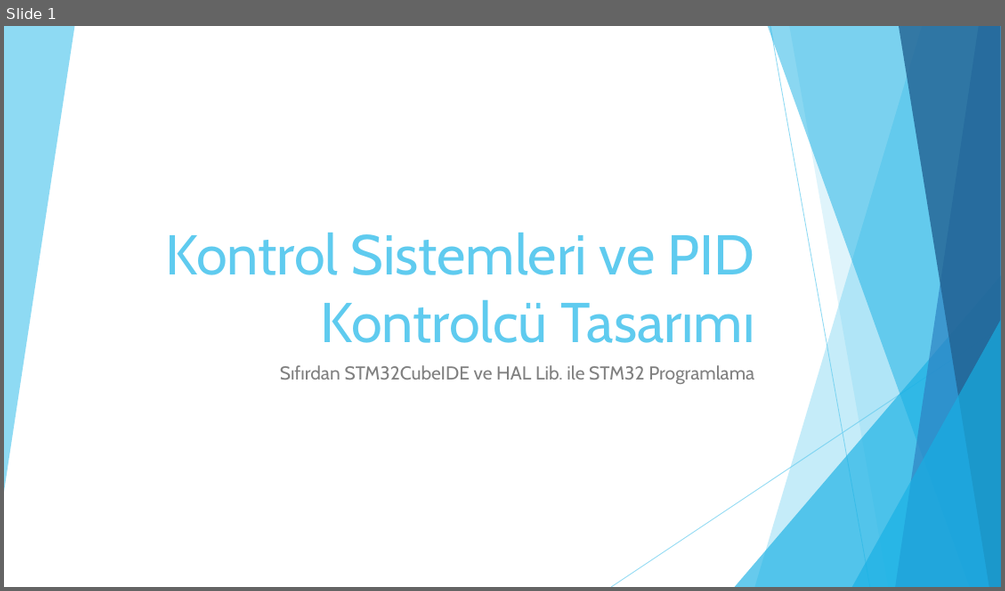
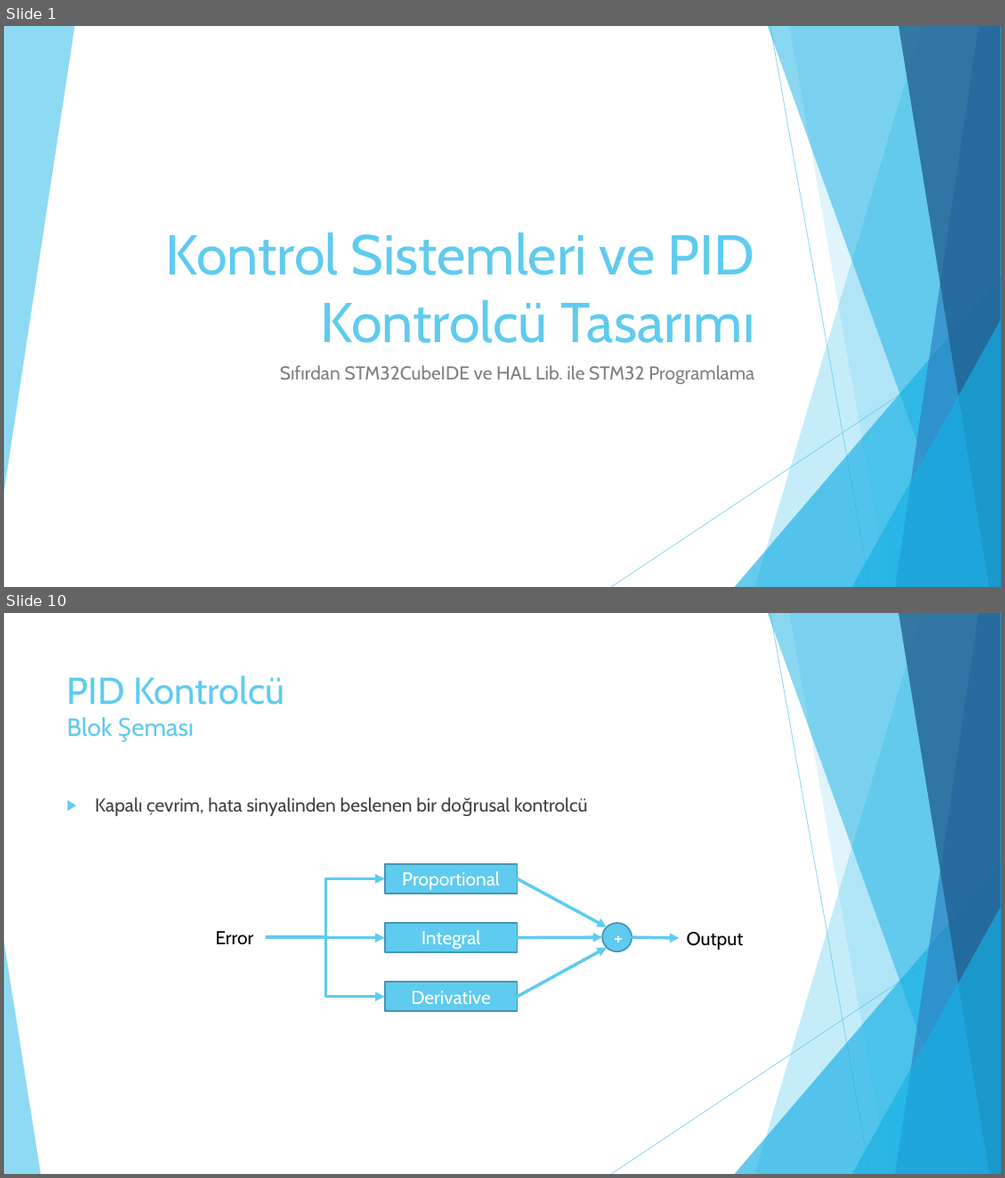
Before and after one commit to enginsubasi/Udemy_STM32, a slide deck: docs/Sunumlar/PIDKontrolcu.pptx. Shown one above the other, each under a label of ours: slide 1 before the commit, slides 1 and 10 after it; the slides between them are not shown. The pictures are 1005x591 and 1005x1178 pixels, drawn with LibreOffice and Linux fonts; fonts in the diff are those of the drawing. Boxes give left, top, right and bottom in pixels: in the first picture for what was removed or moved away, otherwise in the second. Text is boxed around its words. In the diff, an @@ line names an element or a change of style, - is before the commit and + after.

```diff
--- a/docs/Sunumlar/PIDKontrolcu.pptx
+++ b/docs/Sunumlar/PIDKontrolcu.pptx
@@ slide 10 added at box(4, 613, 1001, 1174), background #FFFFFF; not listed: 9 template elements that a slide beside it also shows @@
@@ title added at box(67, 675, 284, 737), 36 pt, text #5FCBEF @@
+PID Kontrolcü
+Blok Şeması
@@ text added at box(95, 797, 588, 816), 18 pt, text #404040 @@
+▶ Kapalı çevrim, hata sinyalinden beslenen bir doğrusal kontrolcü
@@ elbow arrow added from (267, 938) to (385, 878), #5FCBEF 3 pt @@
@@ rectangle added at box(385, 864, 517, 893), fill #5FCBEF, outline #4696B1 1.5 pt, 18 pt, text #FFFFFF @@
+Proportional
@@ arrow added from (517, 878) to (607, 927), #5FCBEF 3 pt @@
@@ text added at box(216, 931, 254, 944), 18 pt, text #000000 @@
+Error
@@ rectangle added at box(385, 923, 517, 952), fill #5FCBEF, outline #4696B1 1.5 pt, 18 pt, text #FFFFFF @@
+Integral
@@ ellipse added at box(602, 923, 631, 951), fill #5FCBEF, outline #4696B1 1.5 pt, 18 pt, text #FFFFFF @@
++
@@ text added at box(687, 932, 744, 949), 18 pt, text #000000 @@
+Output
@@ triangle added at box(4, 941, 40, 1174), fill #5FCBEF at 70% opacity @@
@@ elbow arrow added from (267, 938) to (385, 997), #5FCBEF 3 pt @@
@@ elbow arrow added from (267, 938) to (385, 938), #5FCBEF 3 pt @@
@@ arrow added from (517, 938) to (602, 938), #5FCBEF 3 pt @@
@@ arrow added from (517, 997) to (607, 948), #5FCBEF 3 pt @@
@@ arrow added from (632, 938) to (680, 938), #5FCBEF 3 pt @@
@@ rectangle added at box(385, 981, 517, 1011), fill #5FCBEF, outline #4696B1 1.5 pt, 18 pt, text #FFFFFF @@
+Derivative
```
Also in this commit, not shown: 4 slides changed, 7 other slides added, 1 slide removed, 2 other files.
